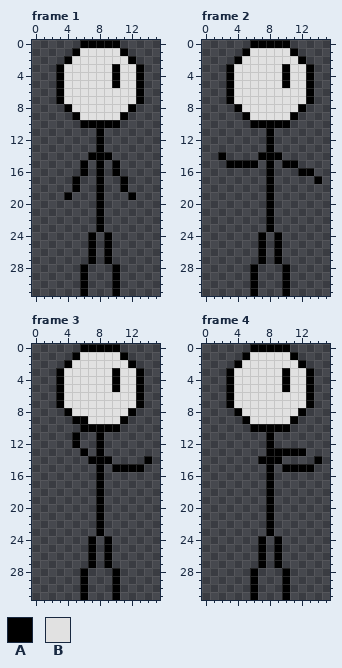
Edited in one commit: pixel-art file (game/assets/animation/character/throw/throw.aseprite). Above: the version before the commit.
16x32 pixels, 4 frames. Shown: frame 1, frame 2, frame 3, frame 4.
Palette (. is transparent): A #000000  B #e1e1e1
Pixels before, frame 1, first column x 3:
 0 ...AAAAA...
 1 ..ABBBBBA..
 2 .ABBBBBBBA.
 3 ABBBBBBABBA
 4 ABBBBBBABBA
 5 ABBBBBBABBA
 6 ABBBBBBBBBA
 7 ABBBBBBBBBA
 8 .ABBBBBBBA.
 9 ..ABBBBBA..
10 ...AAAAA...
11 .....A.....
12 .....A.....
13 .....A.....
14 ....AAA....
15 ...A.A.A...
16 ...A.A.A...
17 ..A..A..A..
18 ..A..A..A..
19 .A...A...A.
20 .....A.....
21 .....A.....
22 .....A.....
23 .....A.....
24 ....A.A....
25 ....A.A....
26 ....A.A....
27 ....A.A....
28 ...A...A...
29 ...A...A...
30 ...A...A...
31 ...A...A...
Pixels before, frame 2, first column x 2:
 0 ....AAAAA....
 1 ...ABBBBBA...
 2 ..ABBBBBBBA..
 3 .ABBBBBBABBA.
 4 .ABBBBBBABBA.
 5 .ABBBBBBABBA.
 6 .ABBBBBBBBBA.
 7 .ABBBBBBBBBA.
 8 ..ABBBBBBBA..
 9 ...ABBBBBA...
10 ....AAAAA....
11 ......A......
12 ......A......
13 ......A......
14 A....AAA.....
15 .AAAA.A.AA...
16 ......A...AA.
17 ......A.....A
18 ......A......
19 ......A......
20 ......A......
21 ......A......
22 ......A......
23 ......A......
24 .....A.A.....
25 .....A.A.....
26 .....A.A.....
27 .....A.A.....
28 ....A...A....
29 ....A...A....
30 ....A...A....
31 ....A...A....
Pixels before, frame 3, first column x 3:
 0 ...AAAAA....
 1 ..ABBBBBA...
 2 .ABBBBBBBA..
 3 ABBBBBBABBA.
 4 ABBBBBBABBA.
 5 ABBBBBBABBA.
 6 ABBBBBBBBBA.
 7 ABBBBBBBBBA.
 8 .ABBBBBBBA..
 9 ..AABBBBA...
10 ...AAAAA....
11 ..A..A......
12 ..A..A......
13 ...A.A......
14 ....AAA....A
15 .....A.AAAA.
16 .....A......
17 .....A......
18 .....A......
19 .....A......
20 .....A......
21 .....A......
22 .....A......
23 .....A......
24 ....A.A.....
25 ....A.A.....
26 ....A.A.....
27 ....A.A.....
28 ...A...A....
29 ...A...A....
30 ...A...A....
31 ...A...A....
Pixels before, frame 4, first column x 3:
 0 ...AAAAA....
 1 ..ABBBBBA...
 2 .ABBBBBBBA..
 3 ABBBBBBABBA.
 4 ABBBBBBABBA.
 5 ABBBBBBABBA.
 6 ABBBBBBBBBA.
 7 ABBBBBBBBBA.
 8 .ABBBBBBBA..
 9 ..ABBBBBA...
10 ...AAAAA....
11 .....A......
12 .....A......
13 .....AAAAA..
14 ....AAA....A
15 .....A.AAAA.
16 .....A......
17 .....A......
18 .....A......
19 .....A......
20 .....A......
21 .....A......
22 .....A......
23 .....A......
24 ....A.A.....
25 ....A.A.....
26 ....A.A.....
27 ....A.A.....
28 ...A...A....
29 ...A...A....
30 ...A...A....
31 ...A...A....
After:
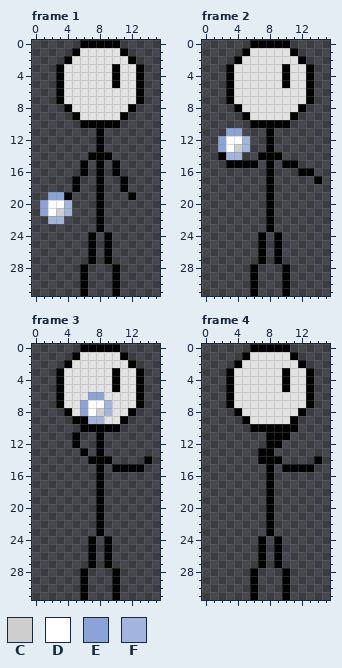
Colours new in this view: C #cecece  D #ffffff  E #8aa4d9  F #a2b5dc
The exact change:
layer "Layer 2" added
Frame 1, layer "Layer 2":
Colour C now appears in row 21 at x 3.
Colour D now appears in row 20 at x 2 to 3; in row 21 at x 2.
Colour E now appears in row 19 at x 2 to 3; in rows 20 to 21 at x 1.
Colour F now appears in rows 20 to 21 at x 4; in row 22 at x 2 to 3.
Frame 2, layer "Layer 2":
Colour C now appears in row 13 at x 4.
Colour D now appears in row 12 at x 3 to 4; in row 13 at x 3.
Colour E now appears in row 11 at x 3 to 4; in rows 12 to 13 at x 2.
Colour F now appears in rows 12 to 13 at x 5; in row 14 at x 3 to 4.
Frame 3, layer "Layer 2":
The author changed colour B to colour C in row 8 at x 8.
The author changed colour B to colour D in row 7 at x 7 to 8; in row 8 at x 7.
The author changed colour B to colour E in row 6 at x 7 to 8; in rows 7 to 8 at x 6.
The author changed colour B to colour F in rows 7 to 8 at x 9; in row 9 at x 7 to 8.
Frame 4, layer "Layer 1":
Colour A now appears in row 10 at x 11; in row 11 at x 9 to 10; in row 12 at x 9; in row 13 at x 7.
The author cleared colour A in row 13 at x 9 to 12.
Changed places in both pictures, as pixel boxes (x1, y1, x2, y2):
added: (40, 192, 72, 224)
added: (218, 128, 250, 160)
changed: (80, 392, 112, 424)
changed: (258, 424, 306, 456)
